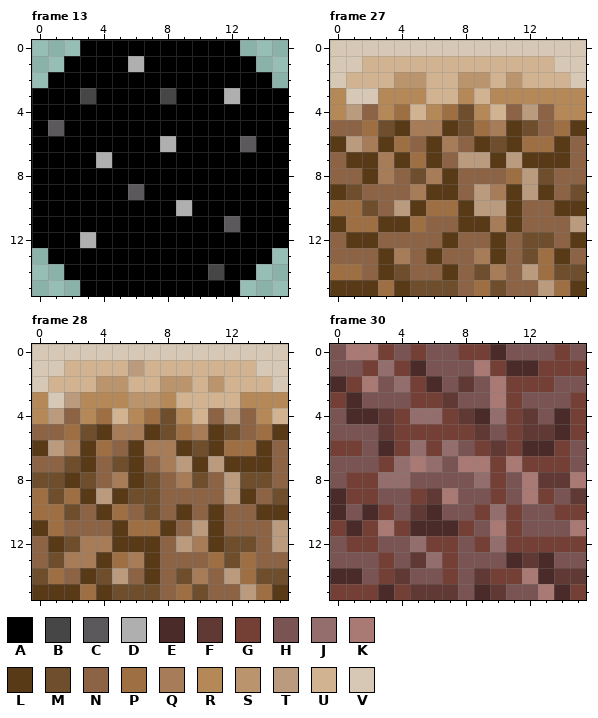
Pixel-art file: aseprite/main.aseprite. That is the earlier state.
16x16 pixels, 321 frames. Colours within 5 levels of each other are drawn and written as one. Shown: frame 13, frame 27, frame 28, frame 30. The commit also changed other frames, which this record leaves out.
Palette (. is transparent): A #000000  B #464646  C #5c595d  D #afafaf  E #4b2b29  F #603834  G #744036  H #7a5453  J #946e6c  K #a97974  L #593a17  M #6e4e2d  N #8c6345  P #9f6f44  Q #a67c59  R #b48857  S #ba946c  T #ba9b7e  U #d1b392  V #d6c8b4
Pixels before, frame 13, first column x 0:
 0 ...AAAAAAAAAA...
 1 ..AAAADAAAAAAA..
 2 .AAAAAAAAAAAAAA.
 3 AAABAAAABAAADAAA
 4 AAAAAAAAAAAAAAAA
 5 ACAAAAAAAAAAAAAA
 6 AAAAAAAADAAAACAA
 7 AAAADAAAAAAAAAAA
 8 AAAAAAAAAAAAAAAA
 9 AAAAAACAAAAAAAAA
10 AAAAAAAAADAAAAAA
11 AAAAAAAAAAAACAAA
12 AAADAAAAAAAAAAAA
13 .AAAAAAAAAAAAAA.
14 ..AAAAAAAAABAA..
15 ...AAAAAAAAAA...
Pixels before, frame 27, first column x 0:
 0 VVVVVVVVVVVVVVVV
 1 VVUUUUUUUUUUUUVV
 2 VUUUSSUUSSUSUUUV
 3 RVVRRRUURURRRRRR
 4 RTNRPURPMRUNTNRR
 5 NNPMLQQLMPQLMNPL
 6 LTQLPNLQNLMLPPLN
 7 NLLQLPLNTTLTLLLN
 8 NNLQNMQLNNNPTMNN
 9 LMNNNQLLNTQLTLNM
10 PPMNTLPPLTTLNNLL
11 LPPLLPNNLLQLNNNT
12 NLLNNNNLNNLNMMNL
13 NNNLQNLNNQLNMPLN
14 PPNLMNNLNMQNTPMM
15 LLLPLMMMNPMNNTPL
Pixels before, frame 28, first column x 0:
 0 VVVVVVVVVVVVVVVV
 1 VVUUUUTUUUUUUUVV
 2 VUUUSSUUSSUSUUUV
 3 RVTRRRSSRUUUURRR
 4 RTNRPURPMRUNTNRU
 5 NNPMLQQLMPQLMNPL
 6 LTQLPNLQQLMLPPLN
 7 NNMLNMLNQTLTLLLN
 8 MMLMNQLMNQMNTMMN
 9 PMPLTLMMNNNNTLNM
10 PPMNLPNMNLNLNNLL
11 LPNNNLPPLNTLNNNT
12 NLMQQLLLNTQLMMNT
13 NMQQLPQLNNNPMPNN
14 MPNLMTNLNMQNTPMM
15 LLLPLMMMNPMNNTPL
Pixels before, frame 30, first column x 0:
 0 HKKGHGHHGGEHHHGH
 1 HHGJGEHHHKGEEGGG
 2 EGKHJGEHFHKGGGHH
 3 GEHHHGGFHHKGHHHG
 4 HEEFGJJGFEJGFHEG
 5 HHHFGGGGGFHGFFEG
 6 GGHEGJGJHGFGEEGH
 7 HHHGJKJHKKGKGGGH
 8 HGGJJHHHHJGHKFFK
 9 EGGHHGFKHHGHKGHF
10 EHEGHFEHHGJGHHGG
11 GEGKGEEEGHKGHHHK
12 HGGHHJGGHGJGGGGG
13 HHHGHFJGHHHEFEHH
14 EEHGFHHGHFGGKEFF
15 GGGEGFFFHEFHHKEG
Now the later version:
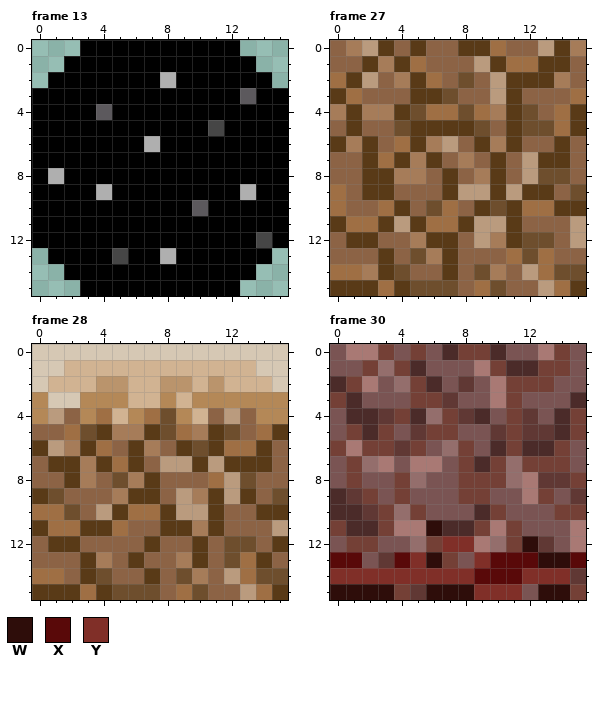
Colours new in this view: W #2e0d0a  X #590909  Y #802f28
Edits made:
Frame 13, layer "main":
y 1: x 6 D -> A
y 2: x 8 A -> D
y 3: x 3 B -> A; x 8 B -> A; x 12..13 DA -> AC
y 4: x 4 A -> C
y 5: x 1 C -> A; x 11 A -> B
y 6: x 7..8 AD -> DA; x 13 C -> A
y 7: x 4 D -> A
y 8: x 1 A -> D
y 9: x 4 A -> D; x 6 C -> A; x 13 A -> D
y 10: x 9..10 DA -> AC
y 11: x 12 C -> A
y 12: x 3 D -> A; x 14 A -> B
y 13: x 5 A -> B; x 8 A -> D
y 14: x 11 B -> A
Frame 27, layer "main":
y 0: x 0..15 VVVVVVVVVVVVVVVV -> NQTLNLNNLLPNNTLQ
y 1: x 0..15 VVUUUUUUUUUUUUVV -> NNLQLPNNNTLPPLLN
y 2: x 0..15 VUUUSSUUSSUSUUUV -> PLTNQLPNMNTLLLQN
y 3: x 0..15 RVVRRRUURURRRRRR -> LPNNNLLMNNTLNNNP
y 4: x 0..6 RTNRPUR -> QLQQLMP; x 9..12 RUNT -> PQLM; x 14..15 RR -> PL
y 5: x 1..6 NPMLQQ -> LNNMLL; x 8..10 MPQ -> LMN; x 13 N -> M
y 6: x 1..3 TQL -> QLN; x 5..7 NLQ -> LQT; x 10 M -> Q; x 12..13 PP -> NN
y 7: x 1 L -> N; x 3 Q -> P; x 5 P -> Q; x 8..9 TT -> QN; x 11..12 TL -> NT
y 8: x 3..6 QNMQ -> LQQN; x 9..11 NNP -> QLN; x 14 N -> M
y 9: x 0..3 LMNN -> PNLL; x 5..6 QL -> NN; x 8 N -> T; x 10..12 QLT -> LTL
y 10: x 1..6 PMNTLP -> NNPLNM; x 8..10 LTT -> NLM; x 12..13 NN -> PP
y 11: x 4..7 LPNN -> TLPP; x 9..10 LQ -> TT
y 12: x 5..6 NN -> QL; x 9..11 NLN -> TQL; x 15 L -> T
y 13: x 4..7 QNLN -> NMQL; x 9..11 QLN -> NNP; x 14 L -> N
y 14: x 2 N -> Q
Frame 28, layer "main":
y 1: x 6 T -> U
y 3: x 2 T -> V; x 6..7 SS -> UU; x 10..12 UUU -> RRR
y 4: x 15 U -> R
y 6: x 8 Q -> N
y 7: x 1..5 NMLNM -> LLQLP; x 8 Q -> T
y 8: x 0..1 MM -> NN; x 3 M -> Q; x 5..7 QLM -> MQL; x 9..11 QMN -> NNP; x 14 M -> N
y 9: x 0 P -> L; x 2..7 PLTLMM -> NNNQLL; x 9..11 NNN -> TQL
y 10: x 4..10 LPNMNLN -> TLPPLTT
y 11: x 2..7 NNNLPP -> PLLPNN; x 9..10 NT -> LQ
y 12: x 2..6 MQQLL -> LNNNN; x 9..11 TQL -> NLN; x 15 T -> L
y 13: x 1..7 MQQLPQL -> NNLQNLN; x 9..11 NNP -> QLN; x 14 N -> L
y 14: x 0 M -> P; x 5 T -> N
Frame 30, layer "main":
y 0: x 7 H -> E; x 13 H -> K
y 1: x 15 G -> H
y 3: x 15 G -> E
y 4: x 5 J -> E; x 10 J -> H
y 5: x 1..5 HHFGG -> GEGHF; x 8..10 GFH -> HHF
y 6: x 1..6 GHEGJG -> KGGFGH; x 8..10 HGF -> GHE
y 7: x 1..4 HHGJ -> GJKH; x 6 J -> K; x 8..9 KK -> GE; x 11 K -> J
y 8: x 2..5 GJJH -> HHGJ; x 8..9 HJ -> GG; x 11 H -> J; x 15 K -> G
y 9: x 1 G -> F; x 4..10 HGFKHHG -> GHHHGGH
y 10: x 1..2 HE -> EF; x 4..6 HFE -> JGH; x 9..11 GJG -> EGH
y 11: x 2..6 GKGEE -> EGKKW; x 8..9 GH -> EG
y 12: x 7..9 GHG -> YYK; x 12..15 GGGG -> WFHK
y 13: x 0..1 HH -> XX; x 3..6 GHFJ -> FXYW; x 9..15 HHEFEHH -> YXXXWWX
y 14: x 0..14 EEHGFHHGHFGGKEF -> YYYYYYYYYXXXYYY
y 15: x 0..3 GGGE -> WWWW; x 6..11 FFHEFH -> WWWYYY; x 13..14 KE -> WW
Changed places in both pictures, as pixel boxes (x1, y1, x2, y2):
changed: (48, 56, 272, 280)
changed: (330, 40, 586, 280)
changed: (32, 360, 288, 584)
changed: (330, 344, 586, 600)
